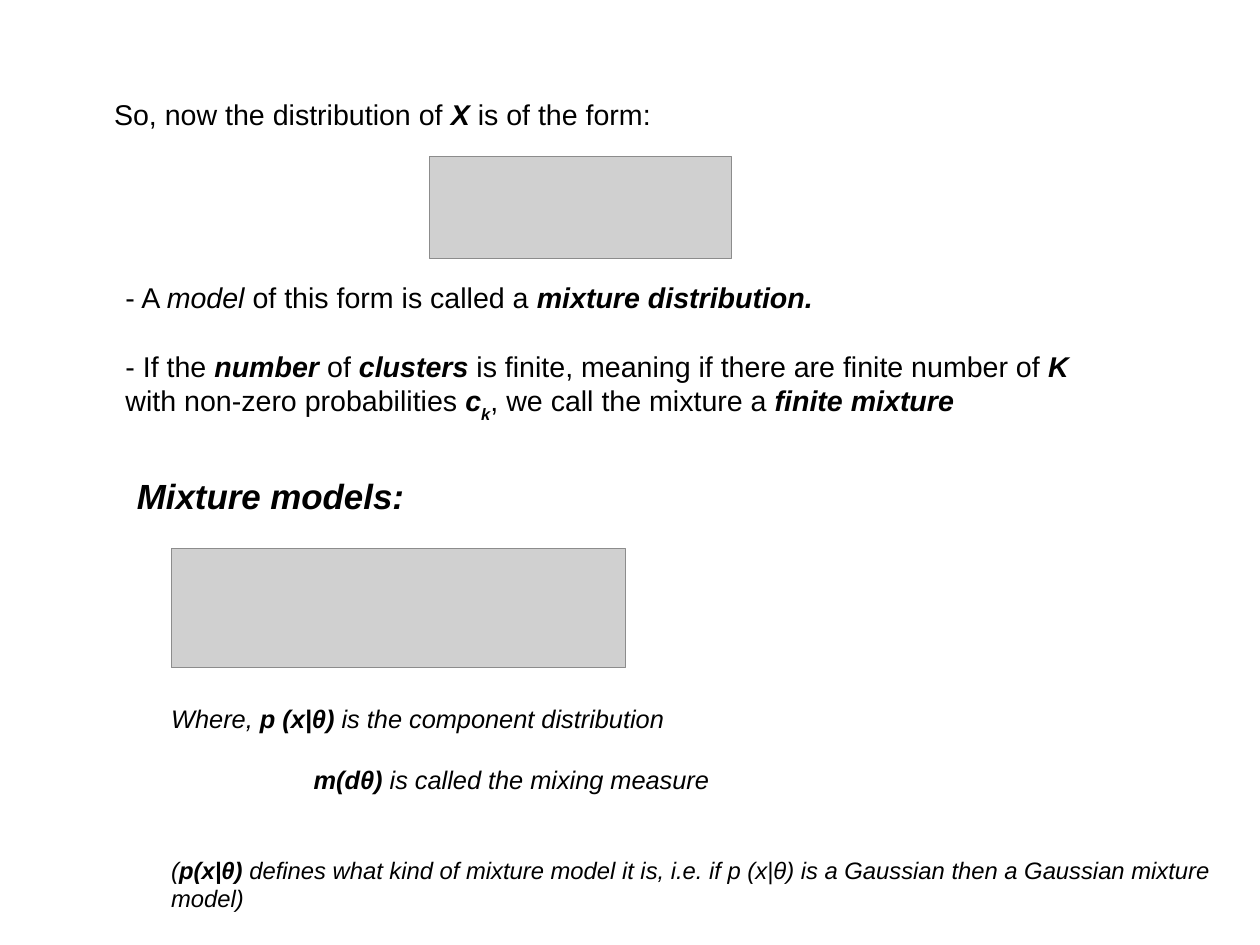
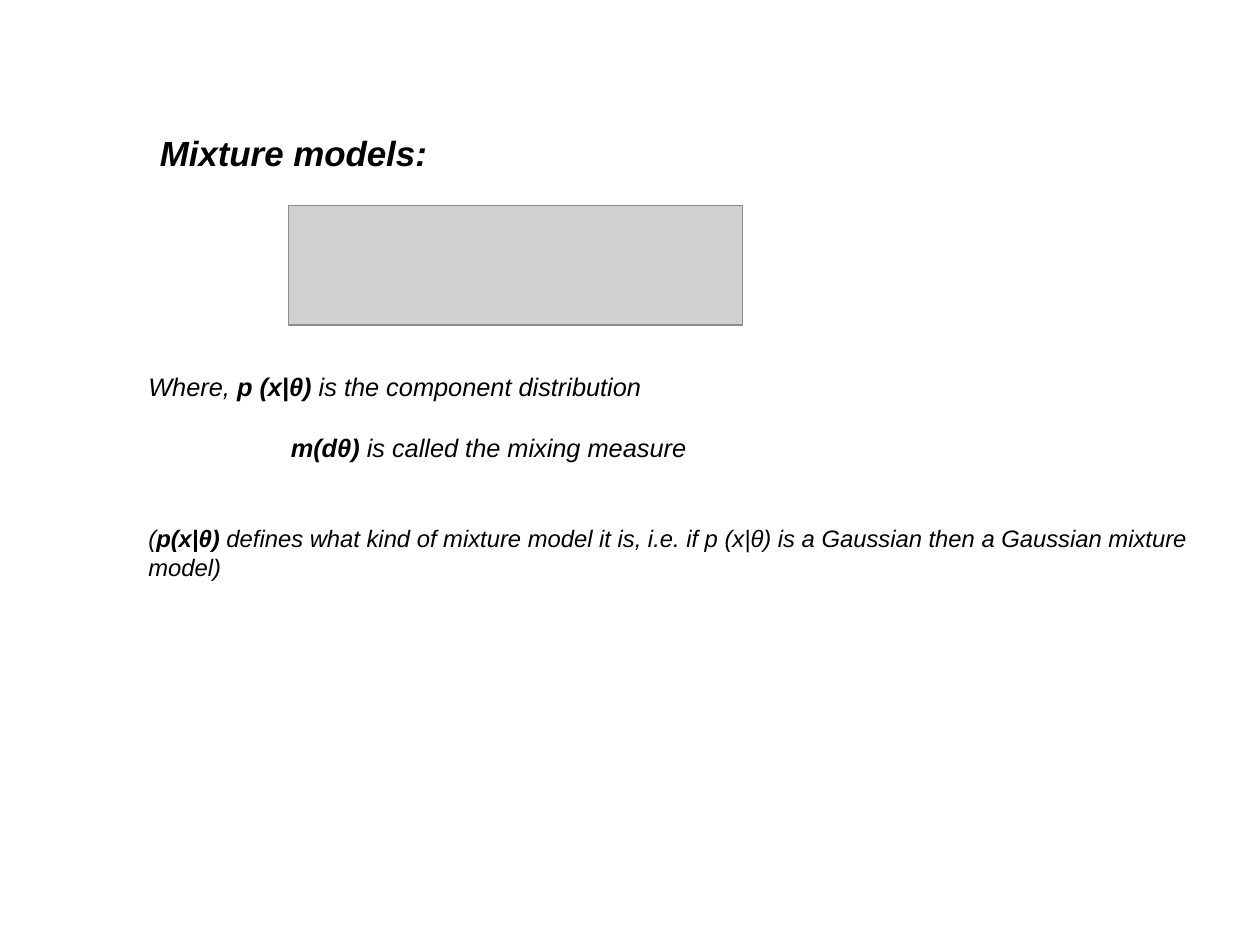
Before and after one commit to afcarl/Dirichlet_Processes, a slide deck: slide 7 of version_2.odp (slide 5 before the commit). Drawn at 1260x945 pixels with LibreOffice and Linux fonts; fonts in the diff are those of the drawing; grey boxes stand for pictures. Boxes give left, top, right and bottom in pixels: in the first picture for what was removed or moved away, otherwise in the second. Text is boxed around its words. In the diff, an @@ line names an element or a change of style, - is before the commit and + after.

```diff
--- a/version_2.odp
+++ b/version_2.odp
@@ text removed at (114,104,651,129) @@
-So, now the distribution of X is of the form:
@@ text "Mixture models:": place and size @@
-text "Mixture models:" at (137,483,404,510)
+text "Mixture models:" at (160,140,427,167)
@@ picture: place and size @@
-picture at (430,157,732,260)
+picture at (289,206,743,325)
@@ text removed at (125,287,1069,417) @@
-- A model of this form is called a mixture distribution.
-- If the number of clusters is finite, meaning if there are finite number of K with non-zero probabilities ck, we call the mixture a finite mixture
@@ text "Where, p (x|θ) is the ...": place and size @@
-text "Where, p (x|θ) is the ..." at (171,709,1209,912)
+text "Where, p (x|θ) is the ..." at (148,377,1186,581)
@@ picture removed at (172,549,625,668) @@
```
Also in this commit, not shown: 2 other slides changed, 3 slides added, 1 slide removed.
